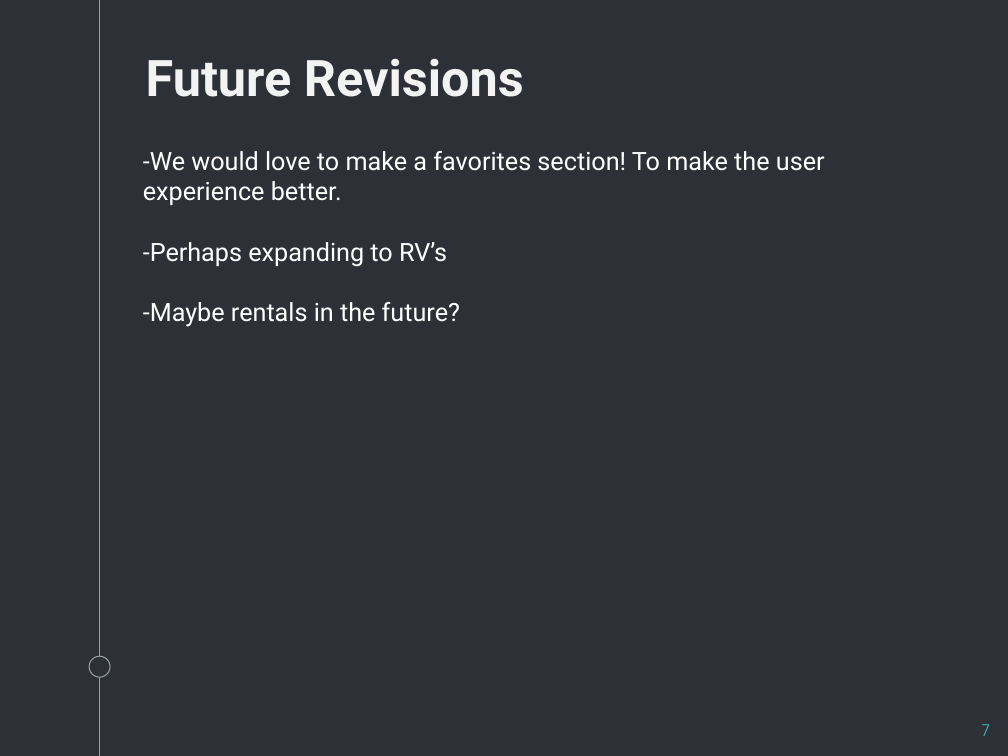
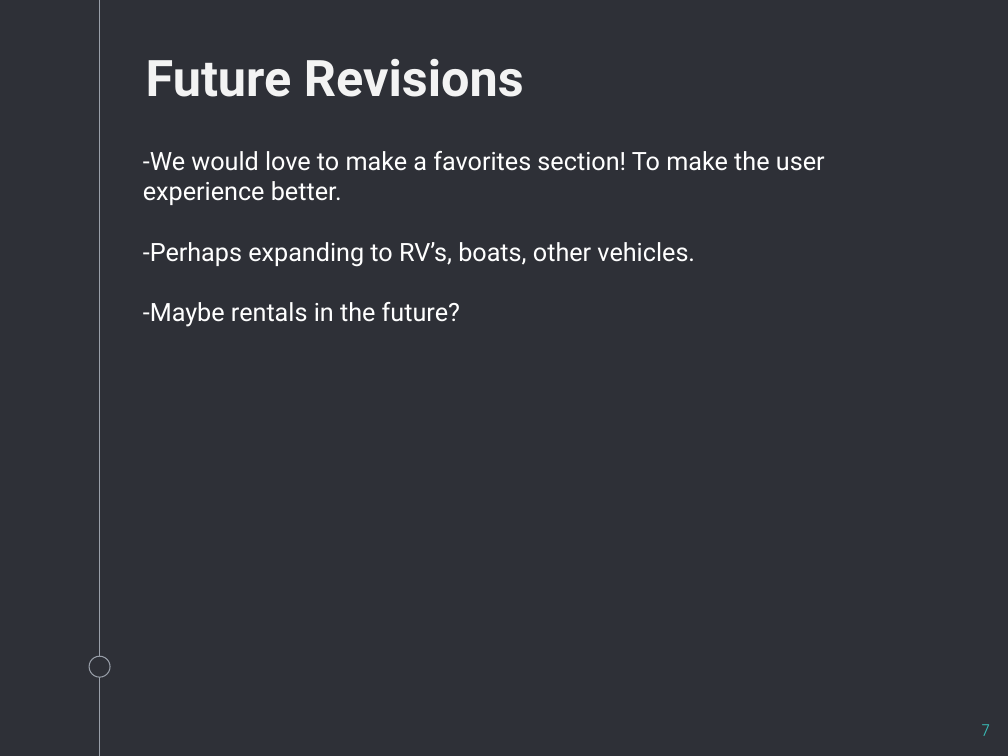
Before and after one commit to xTurbeaux/project2, a slide deck: slide 7 of car finder.pptx. Drawn at 1008x756 pixels with LibreOffice and Linux fonts; fonts in the diff are those of the drawing. Boxes give left, top, right and bottom in pixels: in the first picture for what was removed or moved away, otherwise in the second. Text is boxed around its words. In the diff, an @@ line names an element or a change of style, - is before the commit and + after.

```diff
--- a/car finder.pptx
+++ b/car finder.pptx
@@ text at (143, 242, 695, 267): text changed @@
--Perhaps expanding to RV’s
+-Perhaps expanding to RV’s, boats, other vehicles.
```
Also in this commit, not shown: 5 other slides changed, 22 other files.
